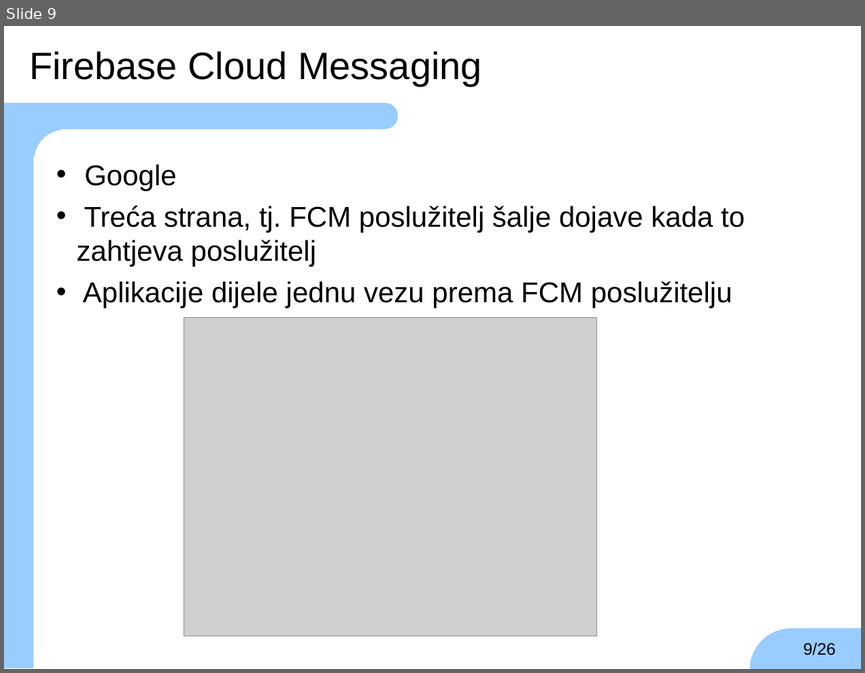
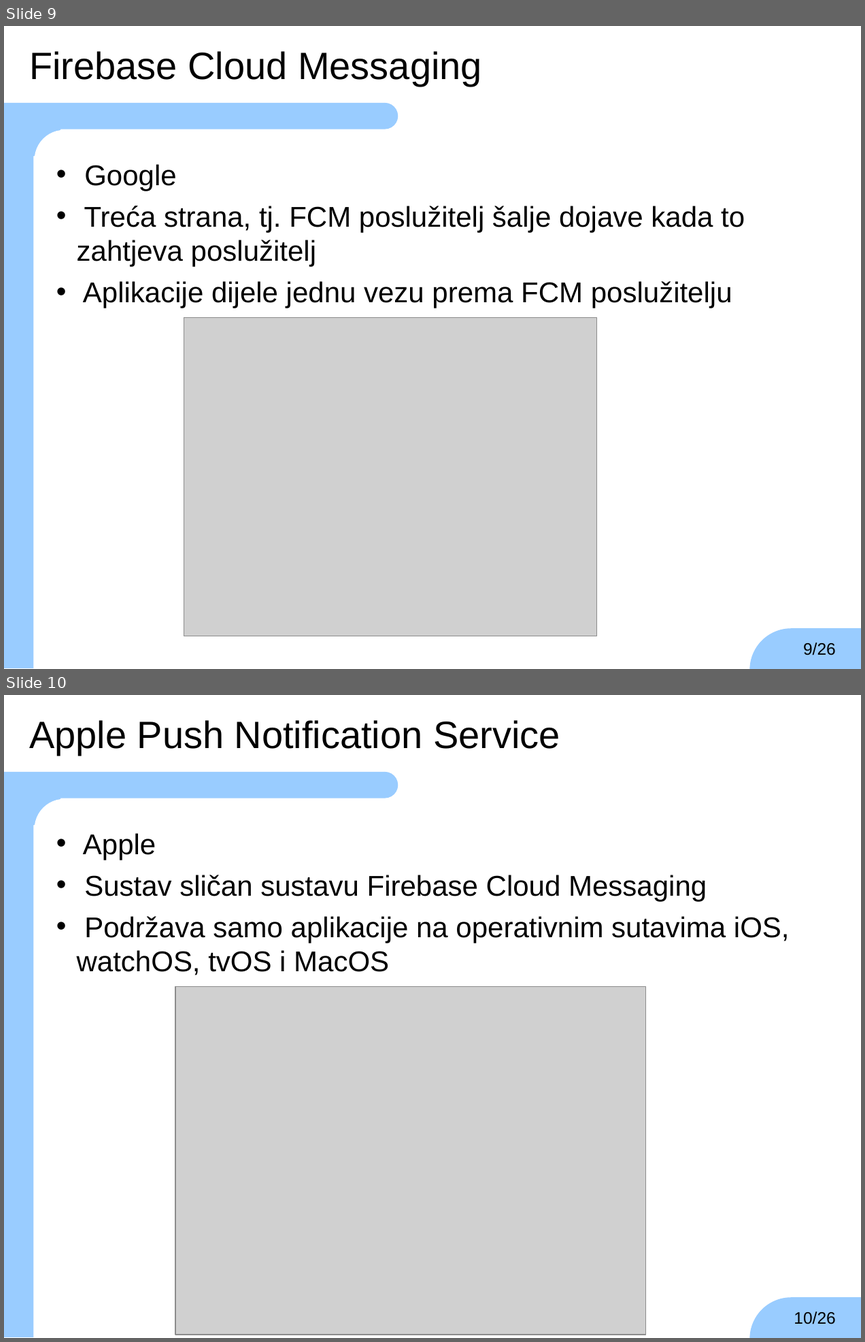
Before and after one commit to TheKarlo95/ZavrsniRad, a slide deck: zr-prezentacija-karlo-vrbic.ppt. Shown one above the other, each under a label of ours: slide 9 before the commit, slides 9 and 10 after it. The pictures are 865x673 and 865x1342 pixels, drawn with LibreOffice and Linux fonts; fonts in the diff are those of the drawing; grey boxes stand for pictures; background and template pictures are left out. Boxes give left, top, right and bottom in pixels: in the first picture for what was removed or moved away, otherwise in the second. Text is boxed around its words. In the diff, an @@ line names an element or a change of style, - is before the commit and + after.

```diff
--- a/zr-prezentacija-karlo-vrbic.ppt
+++ b/zr-prezentacija-karlo-vrbic.ppt
@@ slide 10 added at box(4, 695, 861, 1338), background #FFFFFF; not listed: 6 template elements that a slide beside it also shows @@
@@ text added at box(29, 720, 560, 755), 32 pt, text #000000 @@
+Apple Push Notification Service
@@ text added at box(77, 833, 789, 975), 24 pt, text #000000 @@
+• Apple
+• Sustav sličan sustavu Firebase Cloud Messaging
+• Podržava samo aplikacije na operativnim sutavima iOS, watchOS, tvOS i MacOS
@@ picture added at box(175, 986, 646, 1334) @@
@@ page number added at box(793, 1311, 835, 1324), 14 pt, text #000000 @@
+10/26
```
Also in this commit, not shown: 2 other slides added, 2 other files.
